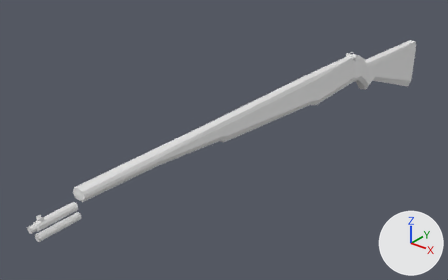
What one commit did to the Blender file Models/M1Garand.blend.
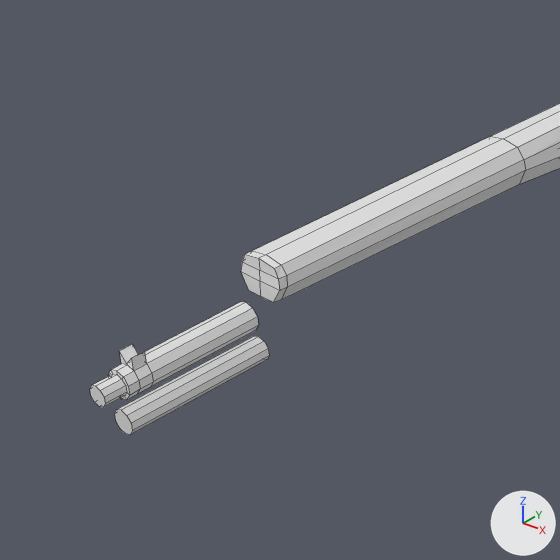
Each version appears first whole from a camera (50 mm lens) standing at (3.02, -4.01, 2.86) and looking at (-0.07, -0.15, 0.46), and next in a close-up on the part from 0% to 38% of the width and 39% to 100% of the height. The axes (+X, +Y, +Z) are drawn at lower right. The lights are the same throughout. The older version's two pictures come first. The close-ups show mesh edges as thin lines.

The older version as bpy lines, for what is in view:
```python
me_cube_001 = bpy.data.meshes.new('Cube.001')
me_cube_001.from_pydata(...)  # 240 vertices, 222 faces; spans x 0.34..1.16, y -3.83..1.03, z -1.19..1.74
ob_cube = bpy.data.objects.new('Cube', me_cube_001)
ob_cube.location = (0.449, 1.77, 0.493)
ob_cube.rotation_euler = (-0.0181, 0.0, 0.0)  # degrees (-1, 0, 0)
ob_cube.scale = (-0.16, 1.09, 0.251)
```
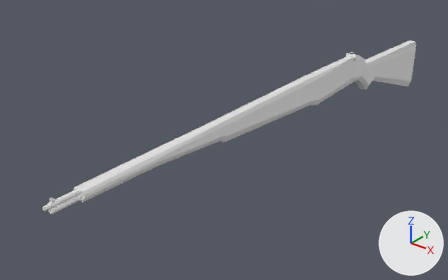
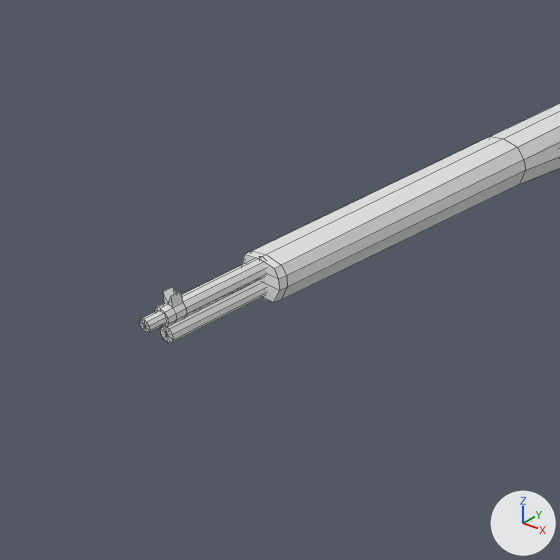
Changed parts and their boxes (x1, y1, x2, y2) in the close-ups (560 x 560 px):
'Cube', reshaped: before (90, 103, 560, 435); after (140, 103, 560, 343)
part 1 of me_cube_001, added: after (160, 280, 267, 343)
part 2 of me_cube_001, deleted: before (90, 302, 259, 407)
part 3 of me_cube_001, deleted: before (115, 336, 269, 435)
part 4 of me_cube_001, built on: before (245, 137, 516, 269); after (140, 137, 516, 333)

The edits, one by one:
me_cube_001 is used by ob_cube; location (0.449, 1.77, 0.493); rotation (-0.0181, 0.0, 0.0), in degrees (-1, 0, 0); scale (-0.16, 1.09, 0.251).
me_cube_001 had 240 vertices, 222 faces and spanned x 0.34..1.16, y -3.83..1.03, z -1.19..1.74.
me_cube_001 now has 253 vertices, 264 faces and spans x 0.34..1.16, y -3.73..1.03, z -1.19..1.74.
me_cube_001 part 1: a new loose piece of 22 vertices spanning x 0.65..0.86, y -3.7..-3.5, z 1.34..1.48.
me_cube_001 part 2: the loose piece of 66 vertices spanning x 0.58..0.93, y -3.83..-3.53, z 1.09..1.41 is deleted.
me_cube_001 part 3: the loose piece of 20 vertices spanning x 0.61..0.9, y -3.79..-3.52, z 0.8..1.02 is deleted.
Part 4, on me_cube_001:
4 faces are deleted.
1 vertex moves within x 0.75, y -3.49, z 1.65.
62 vertices are added at x 0.64..0.87, y -3.73..-3.49, z 1.48..1.72.
6 new vertices lie (0.0, 0.17, 0.01) away from vertices in x 0.64..0.87, y -3.66, z 1.48..1.62.
80 new faces join them.
Other edits to the shape of me_cube_001 do not show in these pictures.
